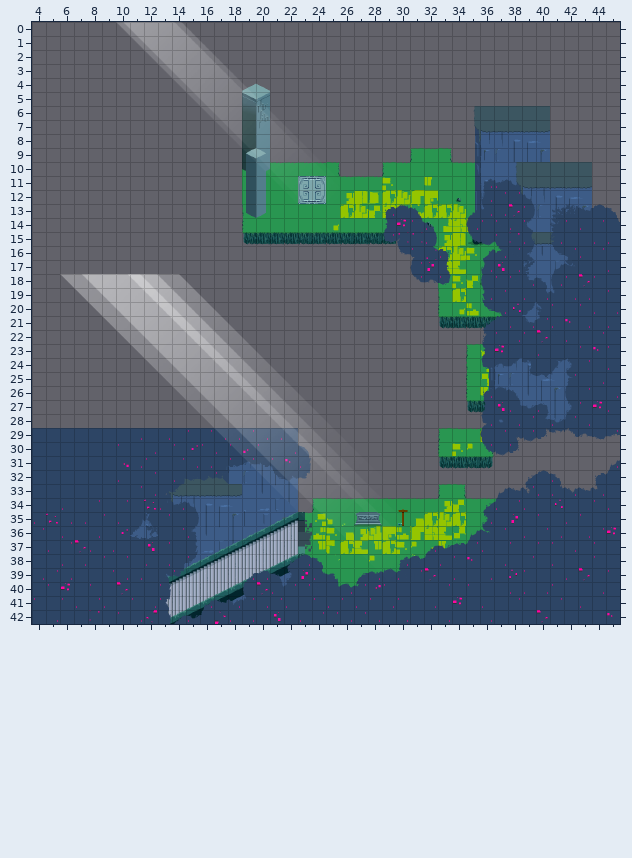
One commit to this Tiled map (JSON): assets/maps/map1.json. Above, as it was before the edit.
Cells are 32x32 px. Shown: x 4..45, y 0..42.
New version:
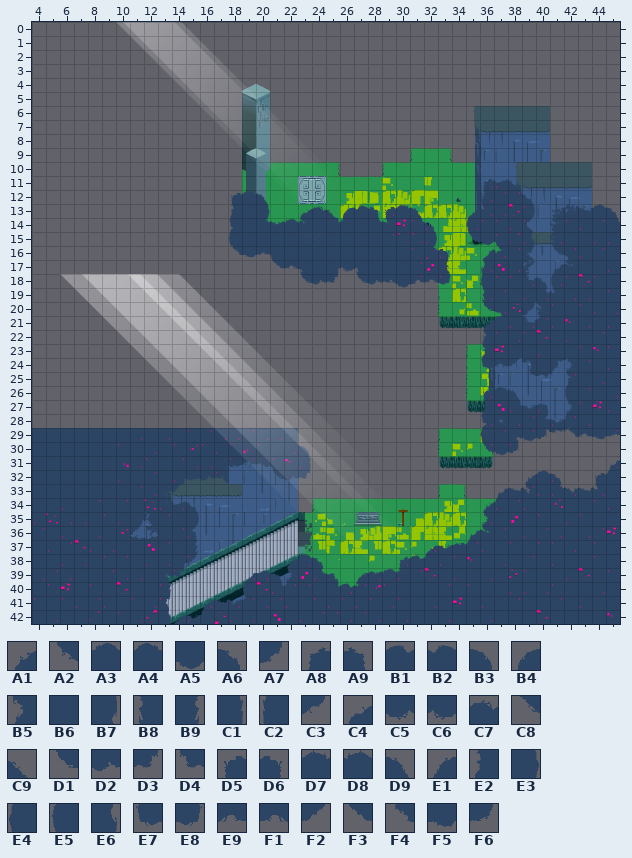
Key: from "tileset": A1 1084, A2 1084 flipped up-down, A3 1085, A4 1085 flipped left-right, A5 1085 flipped up-down, A6 1086, A7 1086 flipped up-down, A8 1087, A9 1087 flipped left-right, B1 1088, B2 1088 flipped left-right, B3 1089, B4 1089 flipped left-right, B5 1104 flipped up-down, B6 1105, B7 1106 flipped up-down, B8 1107, B9 1107 flipped left-right, C1 1109, C2 1109 flipped left-right, C3 1124 flipped left-right, C4 1124 flipped up-down, C5 1125, C6 1125 flipped left-right, C7 1125 flipped up-down, C8 1126 flipped left-right, C9 1126 flipped up-down, D1 1127, D2 1128, D3 1129, D4 1129 flipped left-right, D5 1144, D6 1144 flipped left-right, D7 1145, D8 1145 flipped left-right, D9 1146, E1 1146 flipped left-right, E2 1164, E3 1166, E4 1166 flipped left-right, E5 1167, E6 1169, E7 1184, E8 1184 flipped left-right, E9 1185, F1 1185 flipped left-right, F2 1186, F3 1186 flipped left-right, F4 1187, F5 1188, F6 1189.
__ is an empty cell.
From old to new:
Layer "ForegroundLayer":
y 15: x 21 __ -> E1; x 26 __ -> A4
y 16: x 21..22 __ __ -> E4 B6
y 17: x 21..23 __ __ __ -> F3 F1 E8; x 25..27 __ __ __ -> C8 C6 C3
Layer "ForegroundLayer2":
y 13: x 18 __ -> D5; x 23..28 __ __ __ __ __ __ -> C4 C7 C9 B4 B2 A9
y 14: x 18 __ -> E2; x 20..21 __ __ -> D7 D9; x 23..28 __ __ __ __ __ __ -> B5 B6 B7 C2 B6 B9
y 15: x 18 __ -> E7; x 20..21 __ __ -> B6 E3; x 26 __ -> D4
y 16: x 19..21 __ __ __ -> E7 E9 F2; x 28 __ -> B1
y 17: x 23..25 __ __ __ -> B8 B6 C1; x 27..29 __ __ __ -> B8 B6 C1
y 18: x 23..25 __ __ __ -> D1 D2 D3; x 27..29 __ __ __ -> D1 D2 D3
Layer "Trees":
y 12: x 18..20 __ __ __ -> D5 D7 D9
y 13: x 18..20 __ __ __ -> E2 B6 E3
y 14: x 18..29 __ __ __ __ __ __ __ __ __ __ __ __ -> E7 B6 F2 E1 D8 D6 A8 B1 B3 A1 A3 A6
y 15: x 18..30 __ __ __ __ __ __ __ __ __ __ __ __ __ -> E5 B6 E6 E4 B6 B6 B6 B6 C1 B6 B6 B6 B6
y 16: x 18..31 __ __ __ __ __ __ __ __ __ __ __ __ __ __ -> F4 F5 F6 F3 F1 B6 B6 B6 B6 B6 C5 B6 B6 C9
y 17: x 29..31 __ __ __ -> B5 B6 B7
y 18: x 29..31 __ __ __ -> A2 A5 A7
